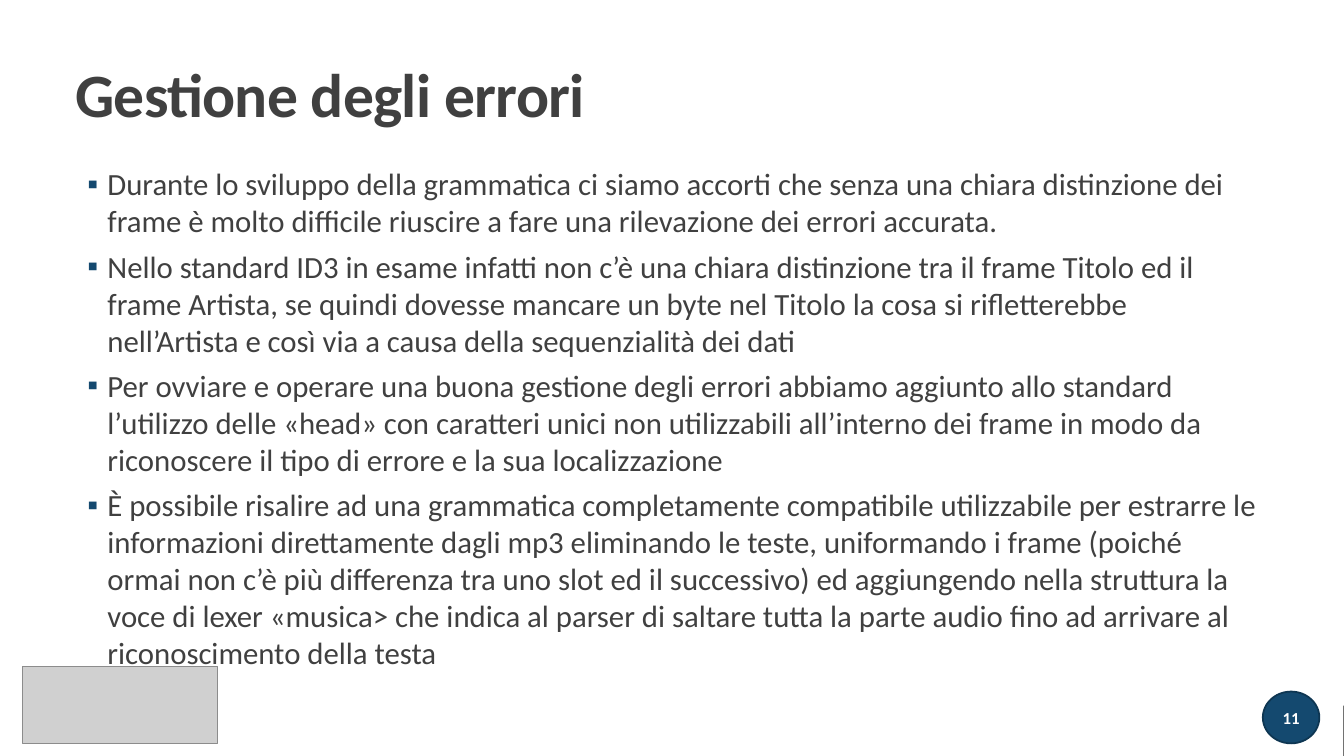
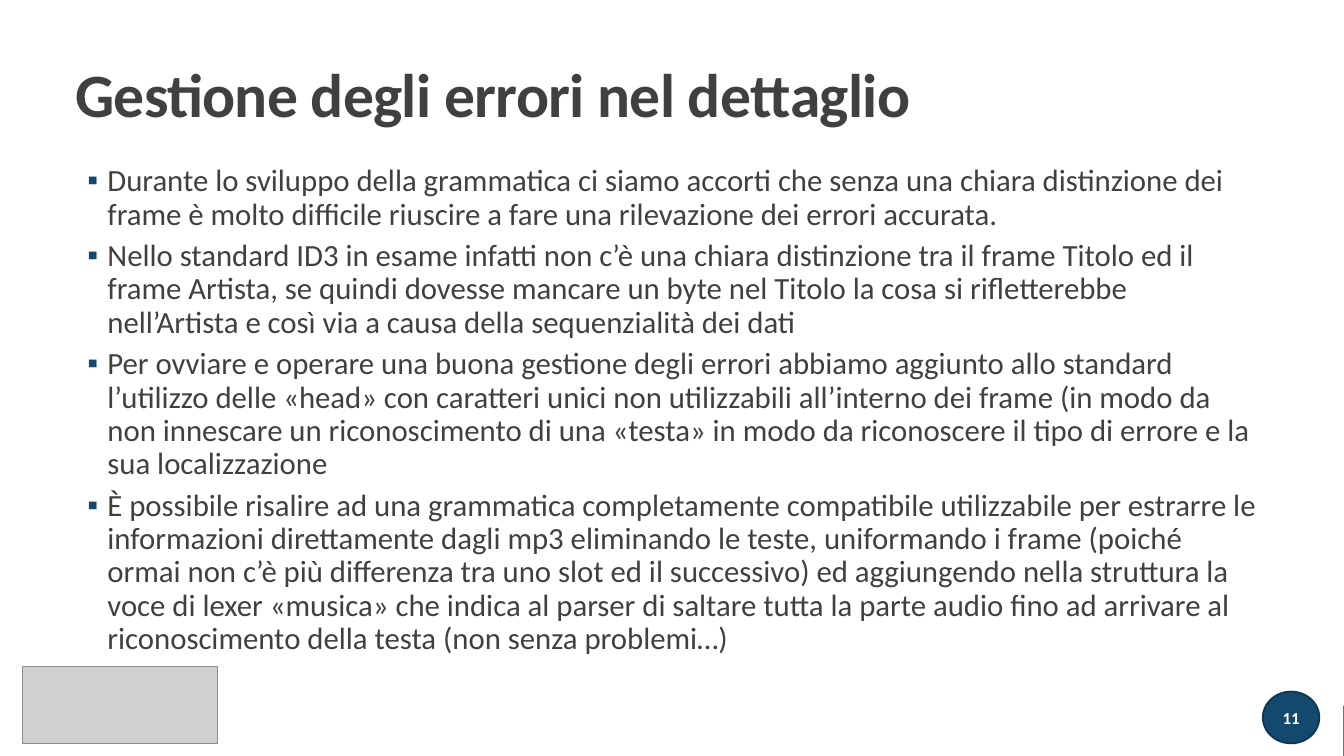
Before and after one commit to atusghen/SimpleID3, a slide deck: slide 11 of presentazione.pptx. Drawn at 1344x756 pixels with LibreOffice and Linux fonts; fonts in the diff are those of the drawing; grey boxes stand for pictures. Boxes give left, top, right and bottom in pixels: in the first picture for what was removed or moved away, otherwise in the second. Text is boxed around its words. In the diff, an @@ line names an element or a change of style, - is before the commit and + after.

```diff
--- a/presentazione.pptx
+++ b/presentazione.pptx
@@ title at (75,73,910,128): text changed @@
-Gestione degli errori
+Gestione degli errori nel dettaglio
@@ text at (107,169,1223,338): line spacing 1 to 0.9 @@
@@ text at (107,352,1255,654): text changed @@
-  ▪ Per ovviare e operare una buona gestione degli errori abbiamo aggiunto allo standard l’utilizzo delle «head» con caratteri unici non utilizzabili all’interno dei frame in modo da riconoscere il tipo di errore e la sua localizzazione
-  ▪ È possibile risalire ad una grammatica completamente compatibile utilizzabile per estrarre le informazioni direttamente dagli mp3 eliminando le teste, uniformando i frame (poiché ormai non c’è più differenza tra uno slot ed il successivo) ed aggiungendo nella struttura la voce di lexer «musica> che indica al parser di saltare tutta la parte audio fino ad arrivare al riconoscimento della testa
+  ▪ Per ovviare e operare una buona gestione degli errori abbiamo aggiunto allo standard l’utilizzo delle «head» con caratteri unici non utilizzabili all’interno dei frame (in modo da non innescare un riconoscimento di una «testa» in modo da riconoscere il tipo di errore e la sua localizzazione
+  ▪ È possibile risalire ad una grammatica completamente compatibile utilizzabile per estrarre le informazioni direttamente dagli mp3 eliminando le teste, uniformando i frame (poiché ormai non c’è più differenza tra uno slot ed il successivo) ed aggiungendo nella struttura la voce di lexer «musica» che indica al parser di saltare tutta la parte audio fino ad arrivare al riconoscimento della testa (non senza problemi…)
```
Also in this commit, not shown: 2 other slides changed, 2 slides added, 1 slide removed, 2 other files.
